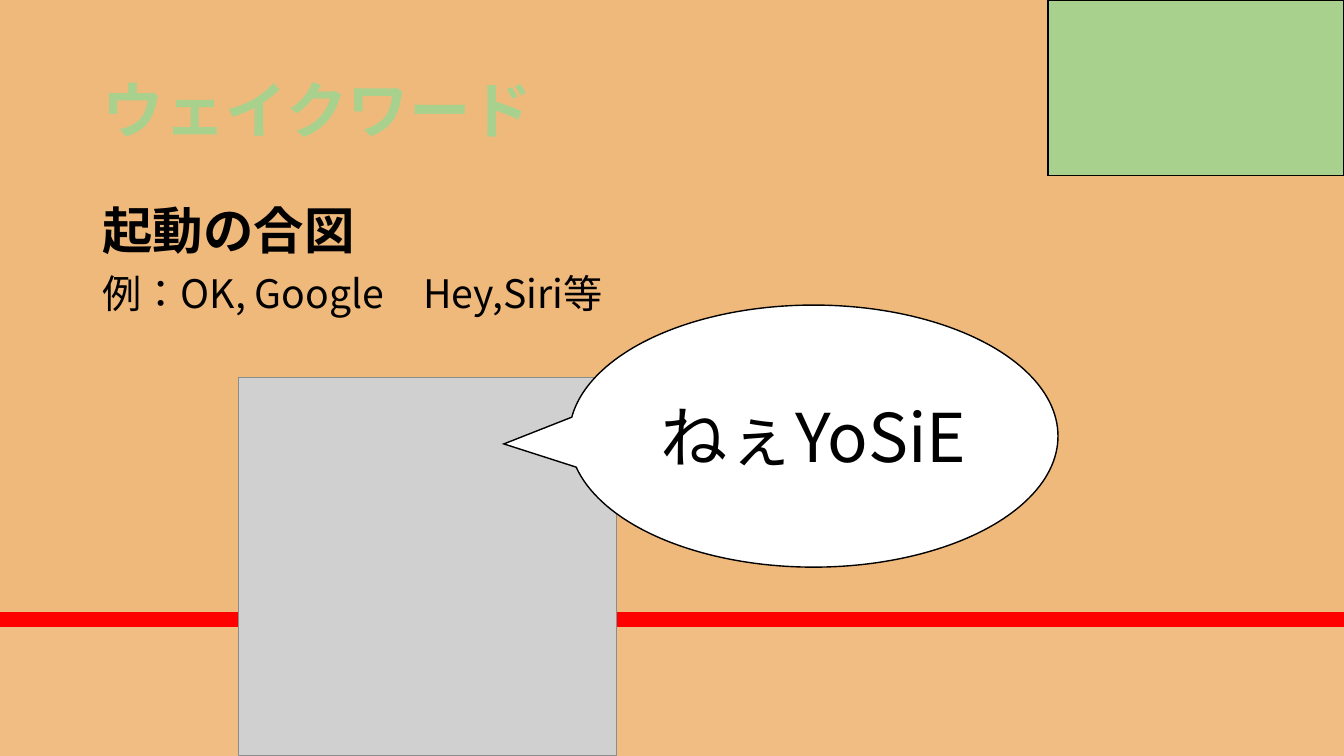
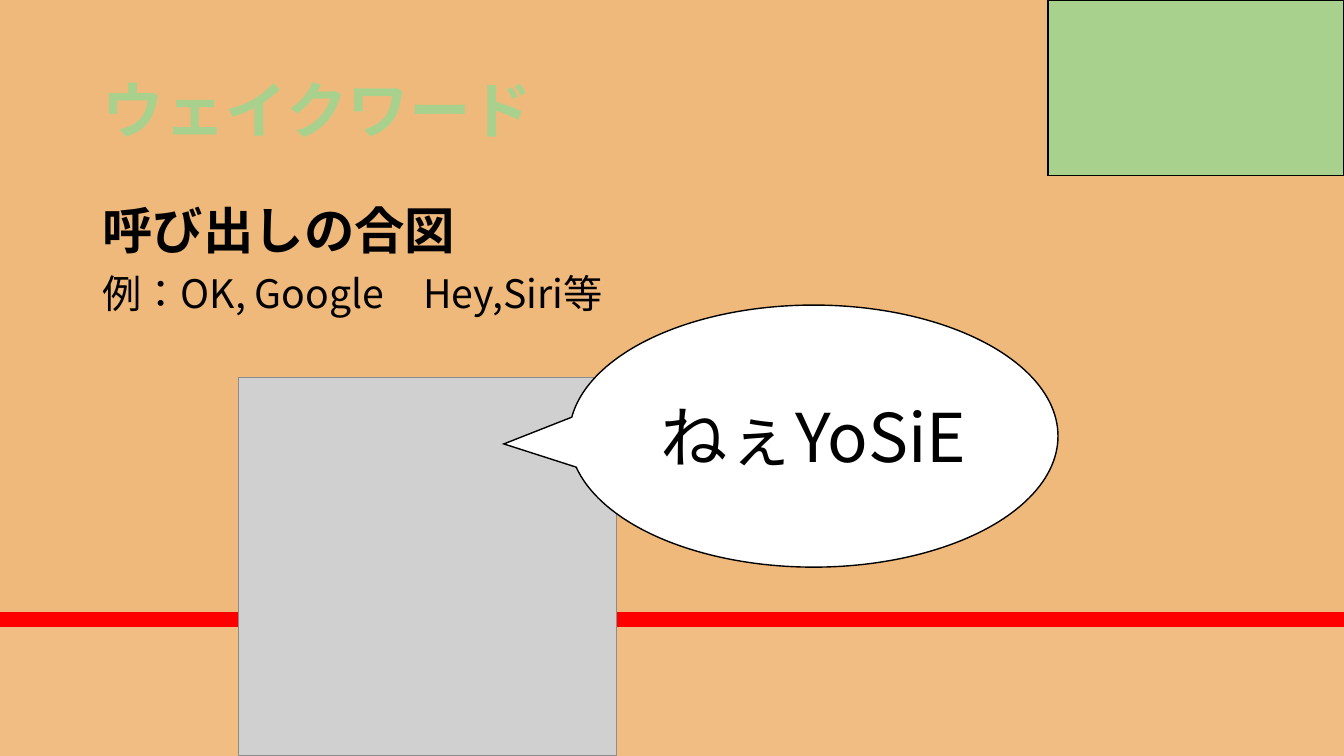
Before and after one commit to RikiishiSuzunosuke/AIspeaker_yosie, a slide deck: slide 15 of presentation/AIスピーカー開発_3_main.pptx. Drawn at 1344x756 pixels with LibreOffice and Linux fonts; fonts in the diff are those of the drawing; grey boxes stand for pictures. Boxes give left, top, right and bottom in pixels: in the first picture for what was removed or moved away, otherwise in the second. Text is boxed around its words. In the diff, an @@ line names an element or a change of style, - is before the commit and + after.

```diff
--- a/presentation/AIスピーカー開発_3_main.pptx
+++ b/presentation/AIスピーカー開発_3_main.pptx
@@ text at (102,206,455,254): text changed @@
-起動の合図
+呼び出しの合図
```
Also in this commit, not shown: 9 other slides changed, 6 slides added, 4 other files.
